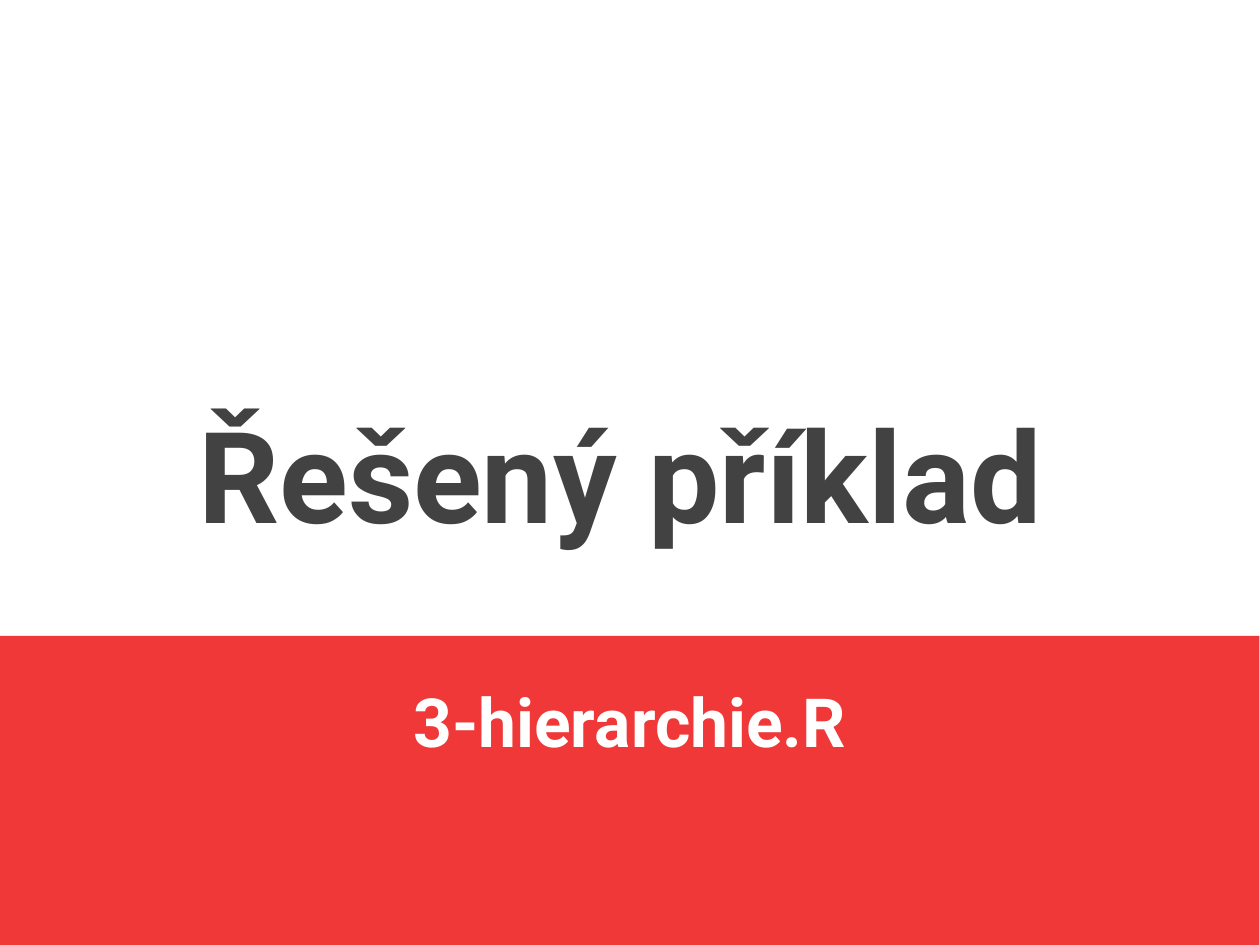
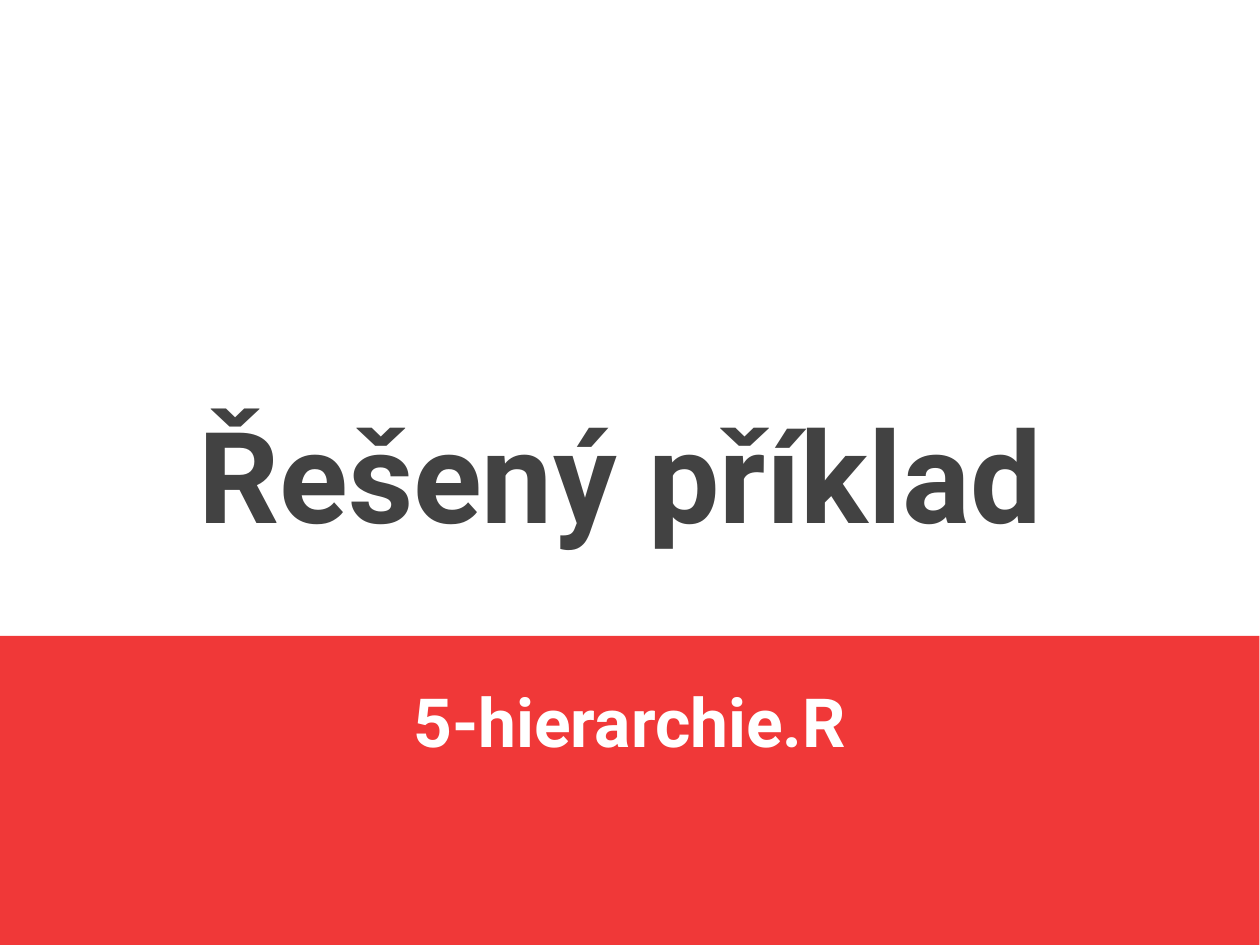
Before and after one commit to jlacko/4EK418, a slide deck: slide 6 of prez/5 - vlastní objekty.odp. Drawn at 1260x945 pixels with LibreOffice and Linux fonts; fonts in the diff are those of the drawing. Boxes give left, top, right and bottom in pixels: in the first picture for what was removed or moved away, otherwise in the second. Text is boxed around its words. In the diff, an @@ line names an element or a change of style, - is before the commit and + after.

```diff
--- a/prez/5 - vlastní objekty.odp
+++ b/prez/5 - vlastní objekty.odp
@@ subtitle at box(413, 696, 846, 748): text changed @@
-3-hierarchie.R
+5-hierarchie.R
```
Also in this commit, not shown: 4 other slides changed, 59 other files.
